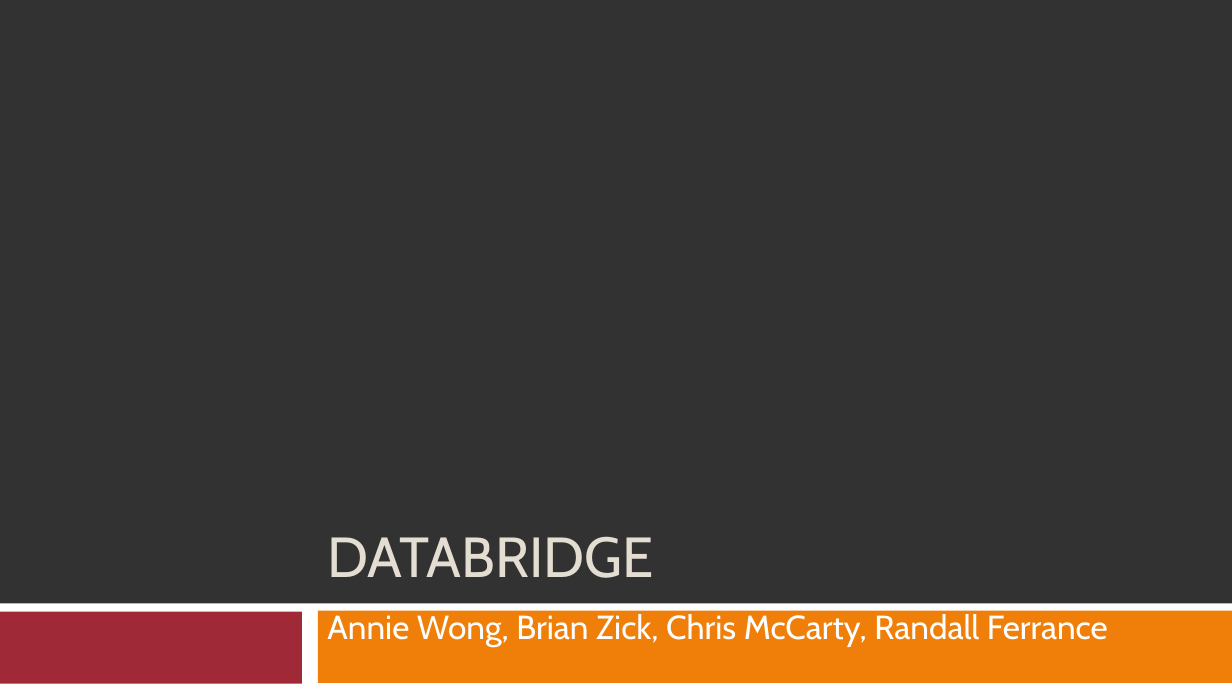
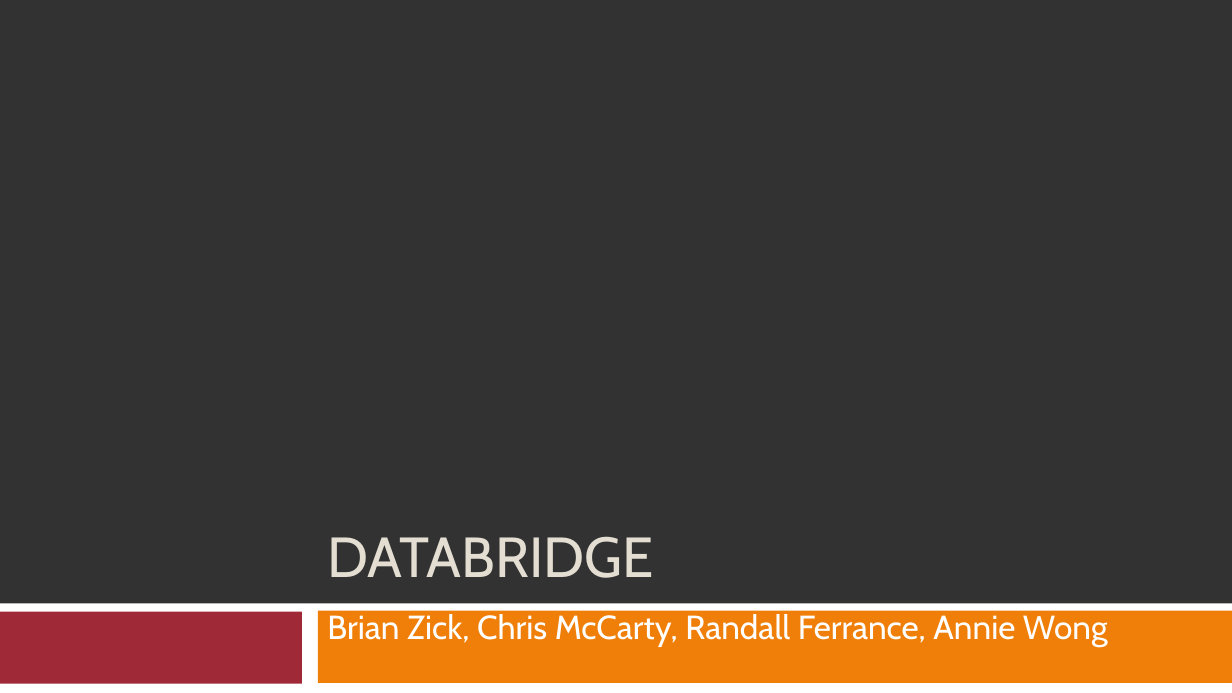
Before and after one commit to rferrance/DataBridge, a slide deck: slide 1 of DataBridgePresentation.pptx. Drawn at 1232x693 pixels with LibreOffice and Linux fonts; fonts in the diff are those of the drawing. Boxes give left, top, right and bottom in pixels: in the first picture for what was removed or moved away, otherwise in the second. Text is boxed around its words. In the diff, an @@ line names an element or a change of style, - is before the commit and + after.

```diff
--- a/DataBridgePresentation.pptx
+++ b/DataBridgePresentation.pptx
@@ subtitle at <box>327,614,1108,647</box>: text changed @@
-Annie Wong, Brian Zick, Chris McCarty, Randall Ferrance
+Brian Zick, Chris McCarty, Randall Ferrance, Annie Wong
```
Also in this commit, not shown: 4 other slides changed.
